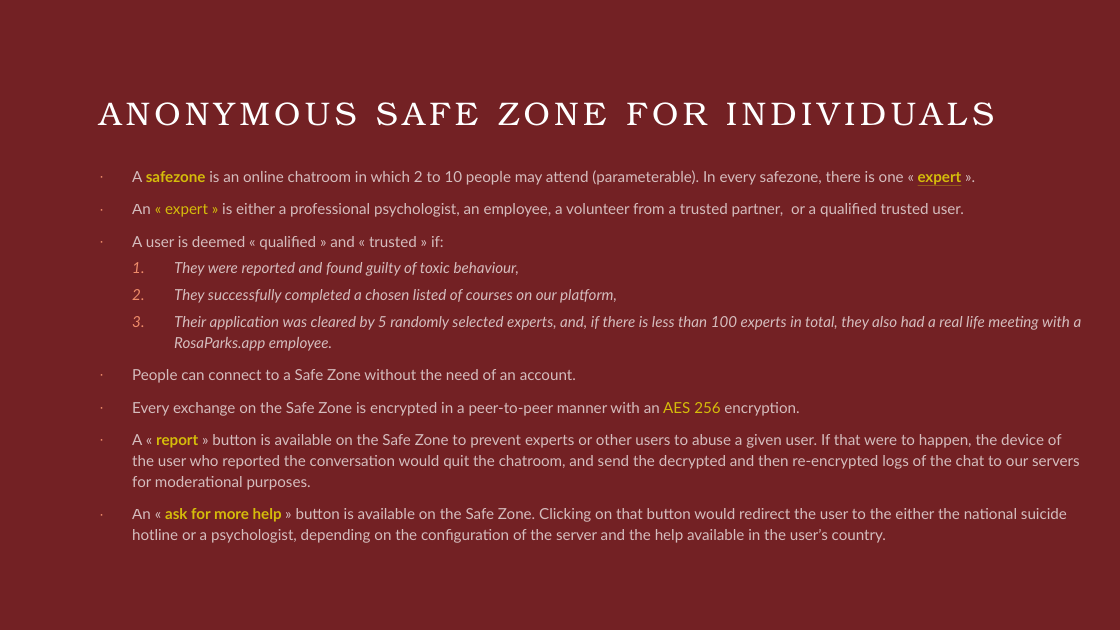
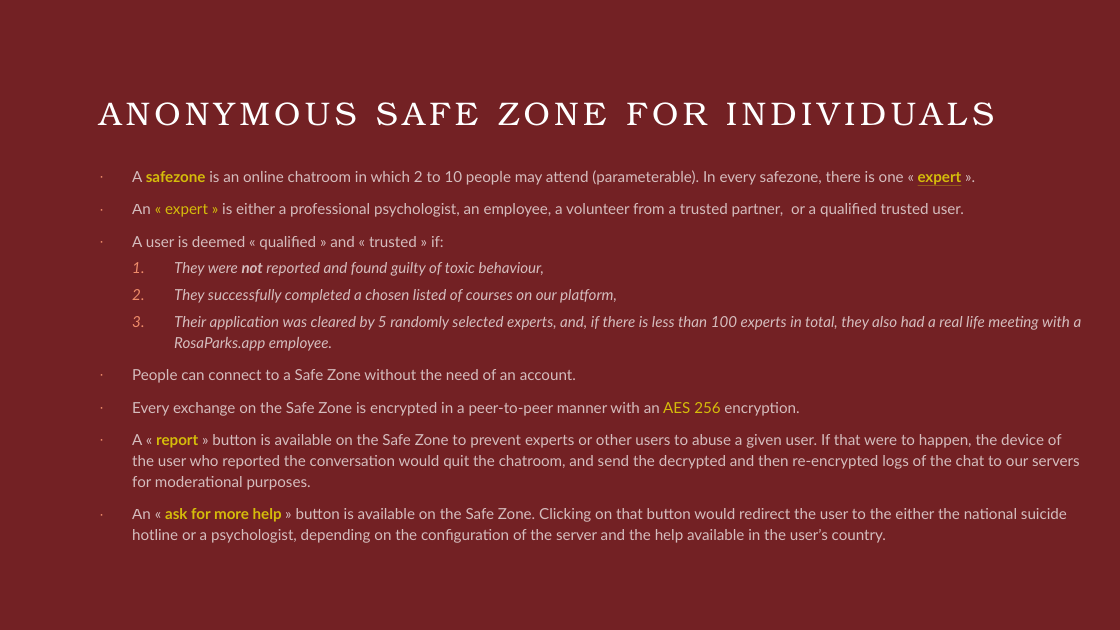
Before and after one commit to Barmanjoke/Everything, a slide deck: slide 10 of Documents/ROSAPARKS_business_case.pdf.pptx. Drawn at 1120x630 pixels with LibreOffice and Linux fonts; fonts in the diff are those of the drawing. Boxes give left, top, right and bottom in pixels: in the first picture for what was removed or moved away, otherwise in the second. Text is boxed around its words. In the diff, an @@ line names an element or a change of style, - is before the commit and + after.

```diff
--- a/Documents/ROSAPARKS_business_case.pdf.pptx
+++ b/Documents/ROSAPARKS_business_case.pdf.pptx
@@ text at box(174, 262, 544, 276): text changed @@
-  1. They were reported and found guilty of toxic behaviour,
+  1. They were not reported and found guilty of toxic behaviour,
```
